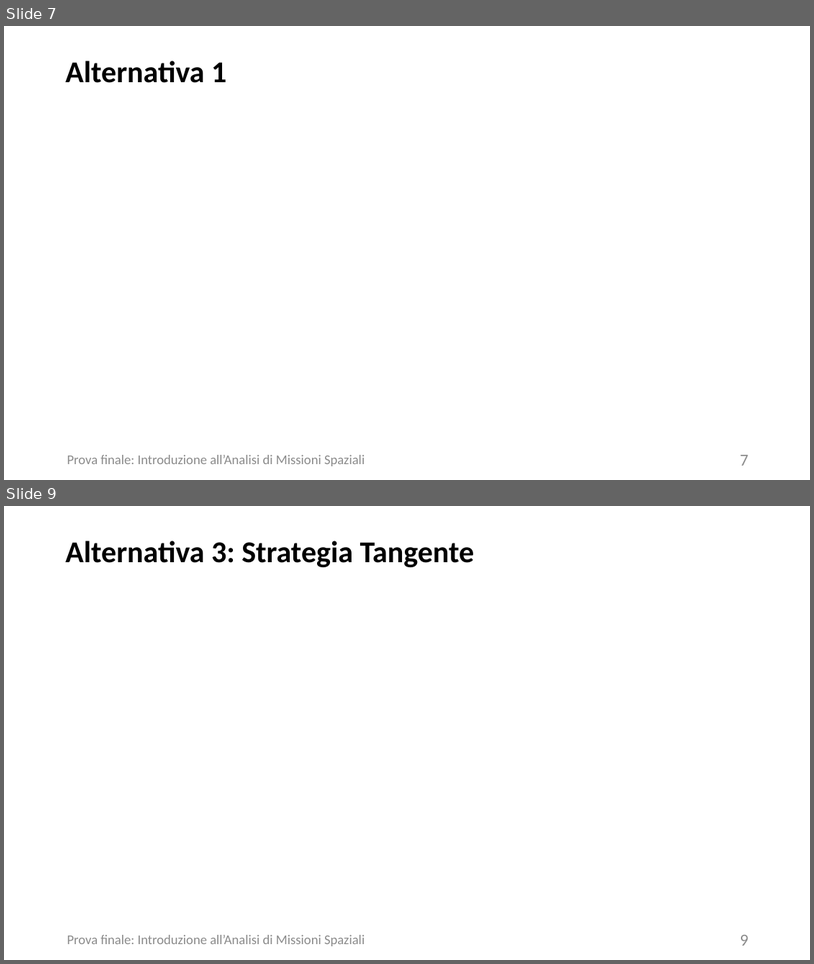
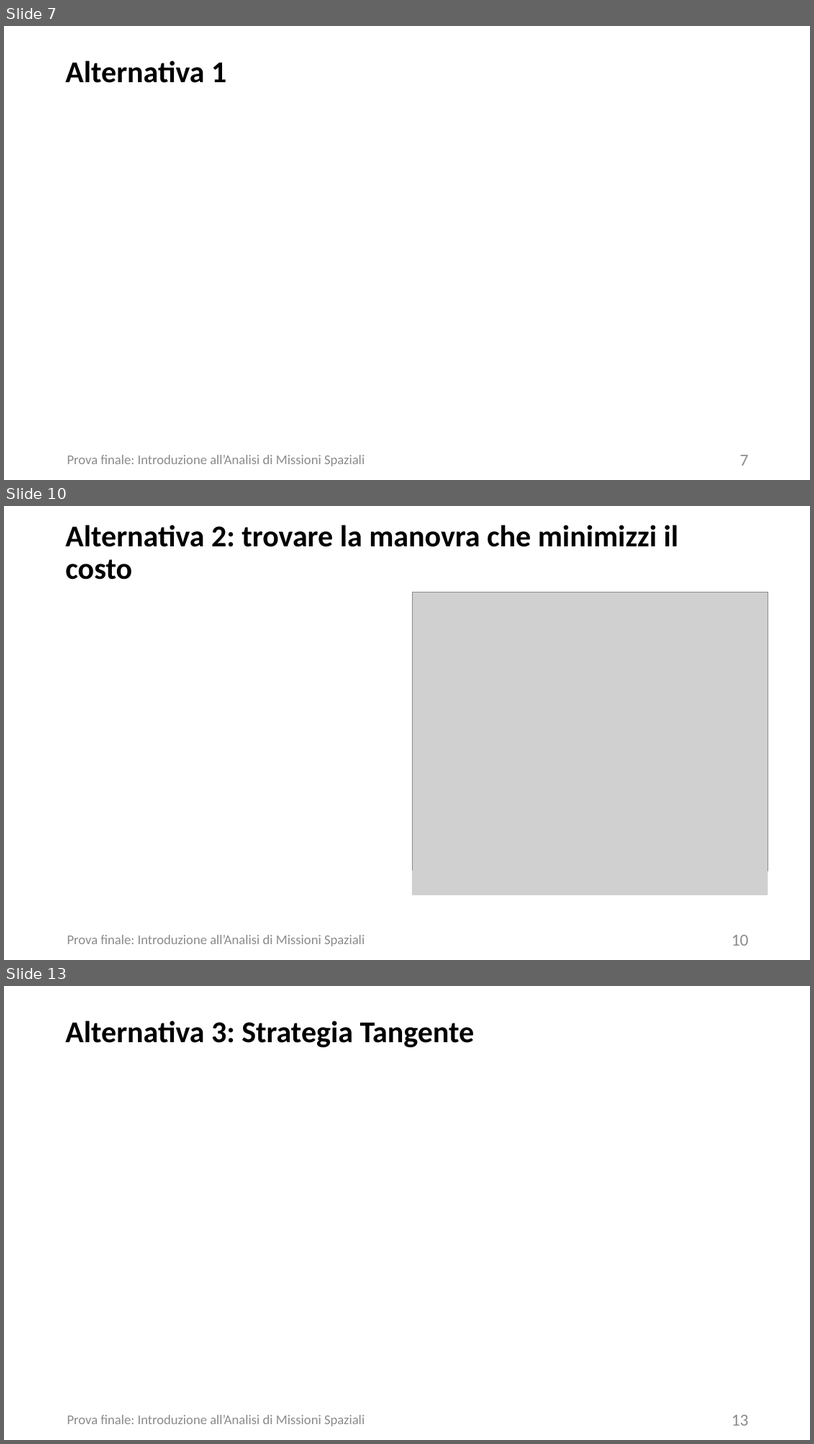
Before and after one commit to turcualexd/IAMS-progetto, a slide deck: Modelli relazione/Power C13.pptx. Shown one above the other, each under a label of ours: slides 7 and 9 before the commit, slides 7, 10 and 13 after it; the slides between them are not shown. The pictures are 814x964 and 814x1444 pixels, drawn with LibreOffice and Linux fonts; fonts in the diff are those of the drawing; grey boxes stand for pictures. Boxes give left, top, right and bottom in pixels: in the first picture for what was removed or moved away, otherwise in the second. Text is boxed around its words. In the diff, an @@ line names an element or a change of style, - is before the commit and + after.

```diff
--- a/Modelli relazione/Power C13.pptx
+++ b/Modelli relazione/Power C13.pptx
@@ slide 10 added at box(4, 506, 810, 960), background #FFFFFF @@
@@ title added at box(65, 525, 679, 579), 36 pt, text #000000, bold @@
+Alternativa 2: trovare la manovra che minimizzi il costo
@@ picture added at box(412, 592, 769, 870) @@
@@ picture added at box(412, 871, 769, 895) @@
@@ text added at box(67, 934, 365, 946), 16 pt, text #8C8C8C @@
+Prova finale: Introduzione all’Analisi di Missioni Spaziali
@@ page number added at box(732, 934, 749, 945), 20 pt, text #8C8C8C @@
+10
@@ what was slide 9 is now slide 13 @@
@@ page number at box(732, 1414, 749, 1425): text changed @@
-9
+13
```
Also in this commit, not shown: 1 slide changed, 3 other slides added, 3 other files.
